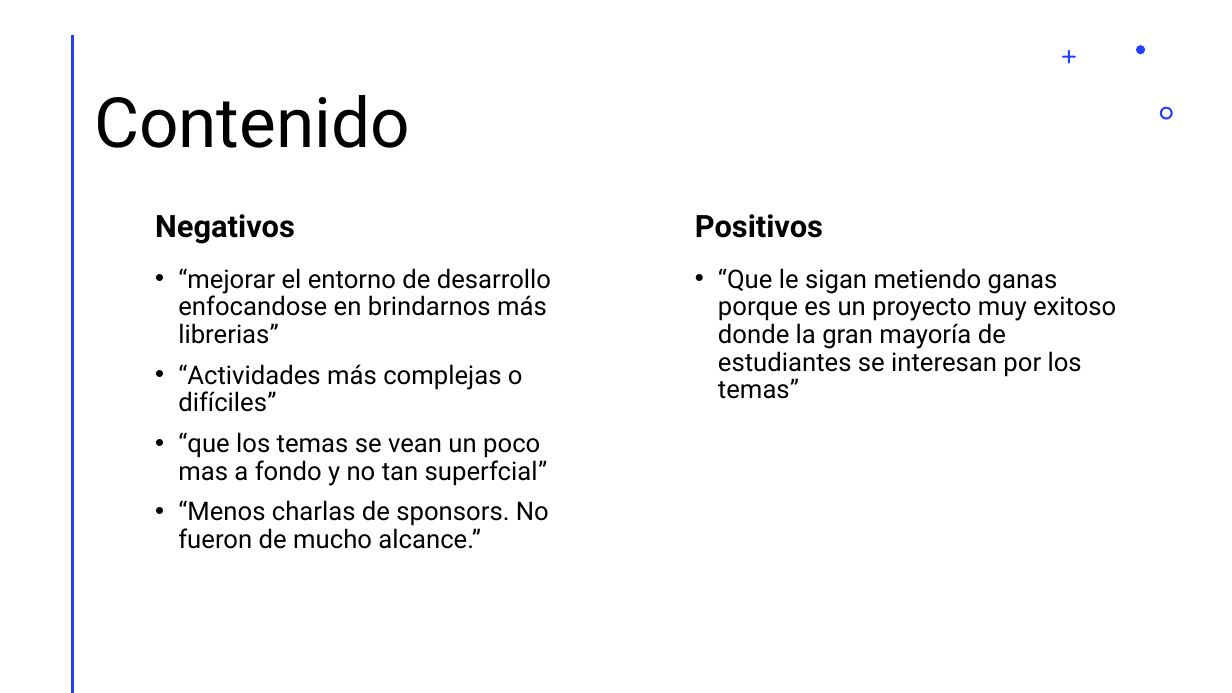
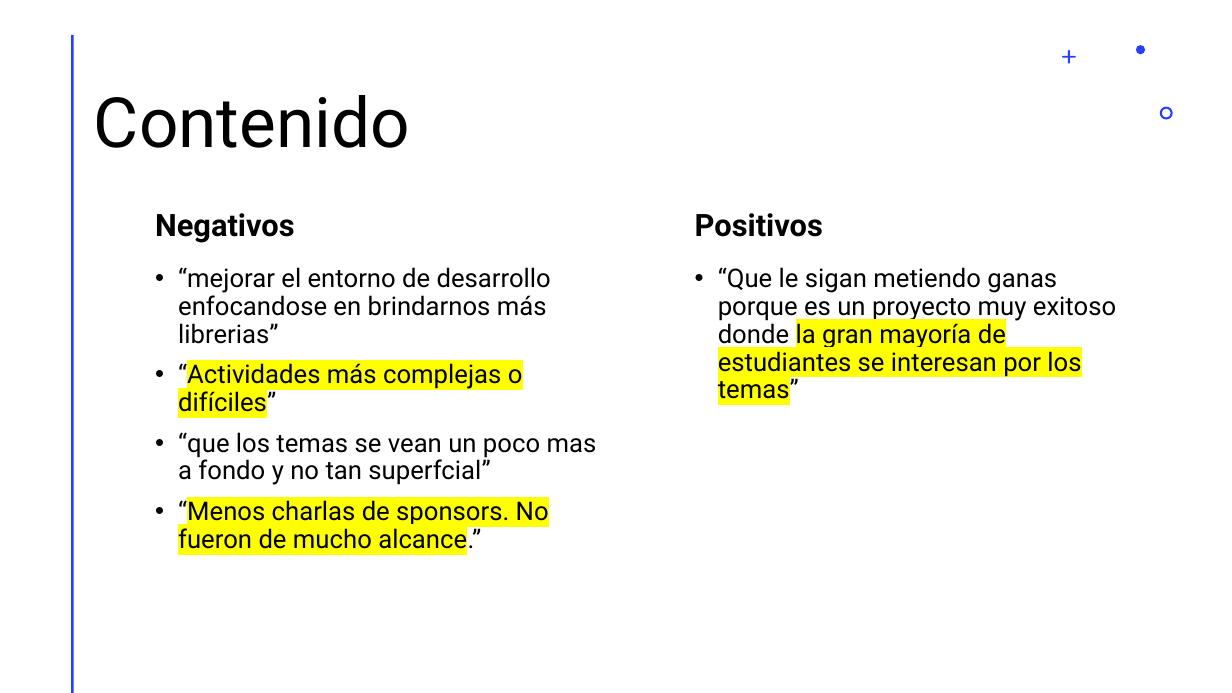
Before and after one commit to legadoTIC/DataAnalysis-2023, a slide deck: slide 5 of PRESENTATION/Ideas plasmadas en la encuesta.pptx. Drawn at 1232x693 pixels with LibreOffice and Linux fonts; fonts in the diff are those of the drawing. Boxes give left, top, right and bottom in pixels: in the first picture for what was removed or moved away, otherwise in the second. Text is boxed around its words. In the diff, an @@ line names an element or a change of style, - is before the commit and + after.

```diff
--- a/PRESENTATION/Ideas plasmadas en la encuesta.pptx
+++ b/PRESENTATION/Ideas plasmadas en la encuesta.pptx
@@ text "“mejorar el entorno de desarrollo ..." at bbox=[178, 267, 597, 554]: highlight none to #FFFF00 in "“Actividades más complejas o difíciles”", "“Menos charlas de sponsors. No fueron de ..." @@
@@ text "“Que le sigan metiendo ganas ..." at bbox=[718, 267, 1116, 405]: highlight none to #FFFF00 in "la gran mayoría de estudiantes se interesan ..." @@
```
Also in this commit, not shown: 6 other slides changed.
